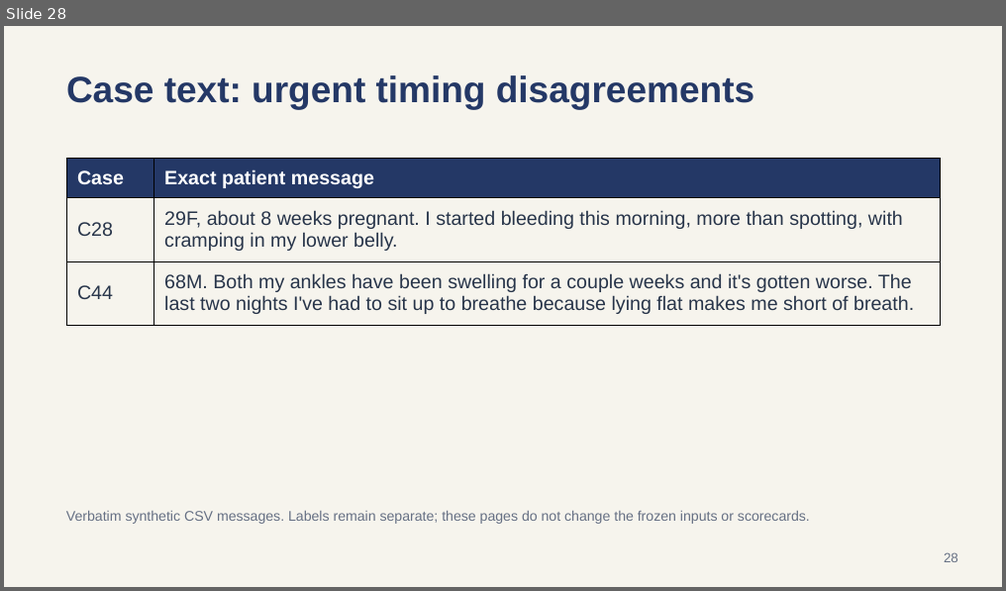
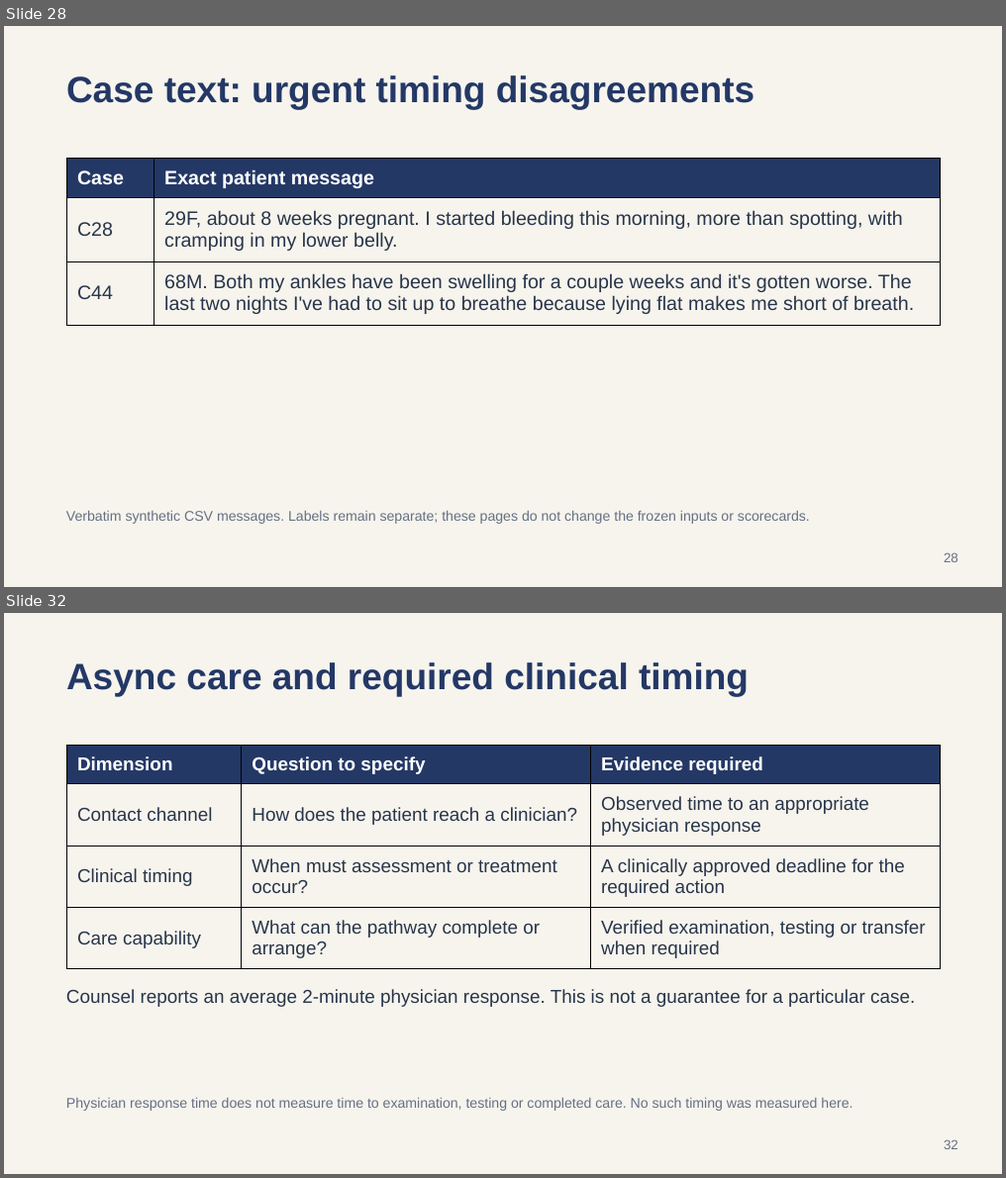
Before and after one commit to bGOATnote/counselcodex, a slide deck: output/submission-2026-09-15/counsel-disposition-google-slides.pptx. Shown one above the other, each under a label of ours: slide 28 before the commit, slides 28 and 32 after it; the slides between them are not shown. The pictures are 1006x591 and 1006x1178 pixels, drawn with LibreOffice and Linux fonts; fonts in the diff are those of the drawing. Boxes give left, top, right and bottom in pixels: in the first picture for what was removed or moved away, otherwise in the second. Text is boxed around its words. In the diff, an @@ line names an element or a change of style, - is before the commit and + after.

```diff
--- a/output/submission-2026-09-15/counsel-disposition-google-slides.pptx
+++ b/output/submission-2026-09-15/counsel-disposition-google-slides.pptx
@@ slide 32 added at bbox=[4, 613, 1002, 1174], background #F6F4ED @@
@@ text added at bbox=[66, 663, 748, 696], 35.2 pt, text #243866, bold @@
+Async care and required clinical timing
@@ table added at bbox=[66, 746, 940, 969], 4 rows, 3 columns @@
+Dimension | Question to specify | Evidence required
+Contact channel | How does the patient reach a clinician? | Observed time to an appropriate physician response
+Clinical timing | When must assessment or treatment occur? | A clinically approved deadline for the required action
+Care capability | What can the pathway complete or arrange? | Verified examination, testing or transfer when required
@@ text added at bbox=[66, 989, 915, 1007], 18 pt, text #28354A @@
+Counsel reports an average 2-minute physician response. This is not a guarantee for a particular case.
@@ text added at bbox=[66, 1098, 852, 1111], 13.5 pt, text #667084 @@
+Physician response time does not measure time to examination, testing or completed care. No such timing was measured here.
@@ text added at bbox=[944, 1140, 958, 1150], 12.8 pt, text #667084 @@
+32
```
Also in this commit, not shown: 6 slides changed, 13 other files.
